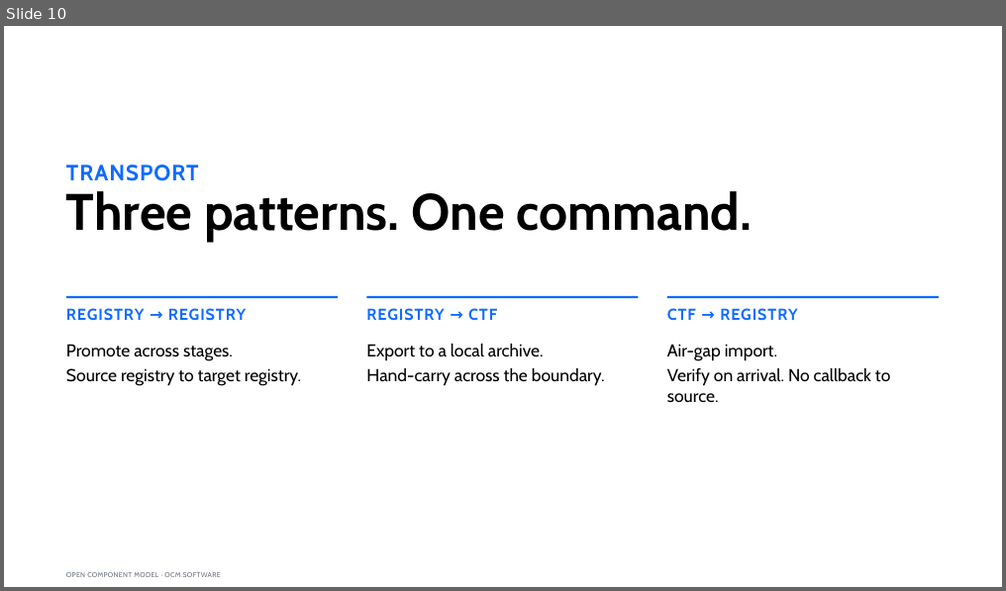
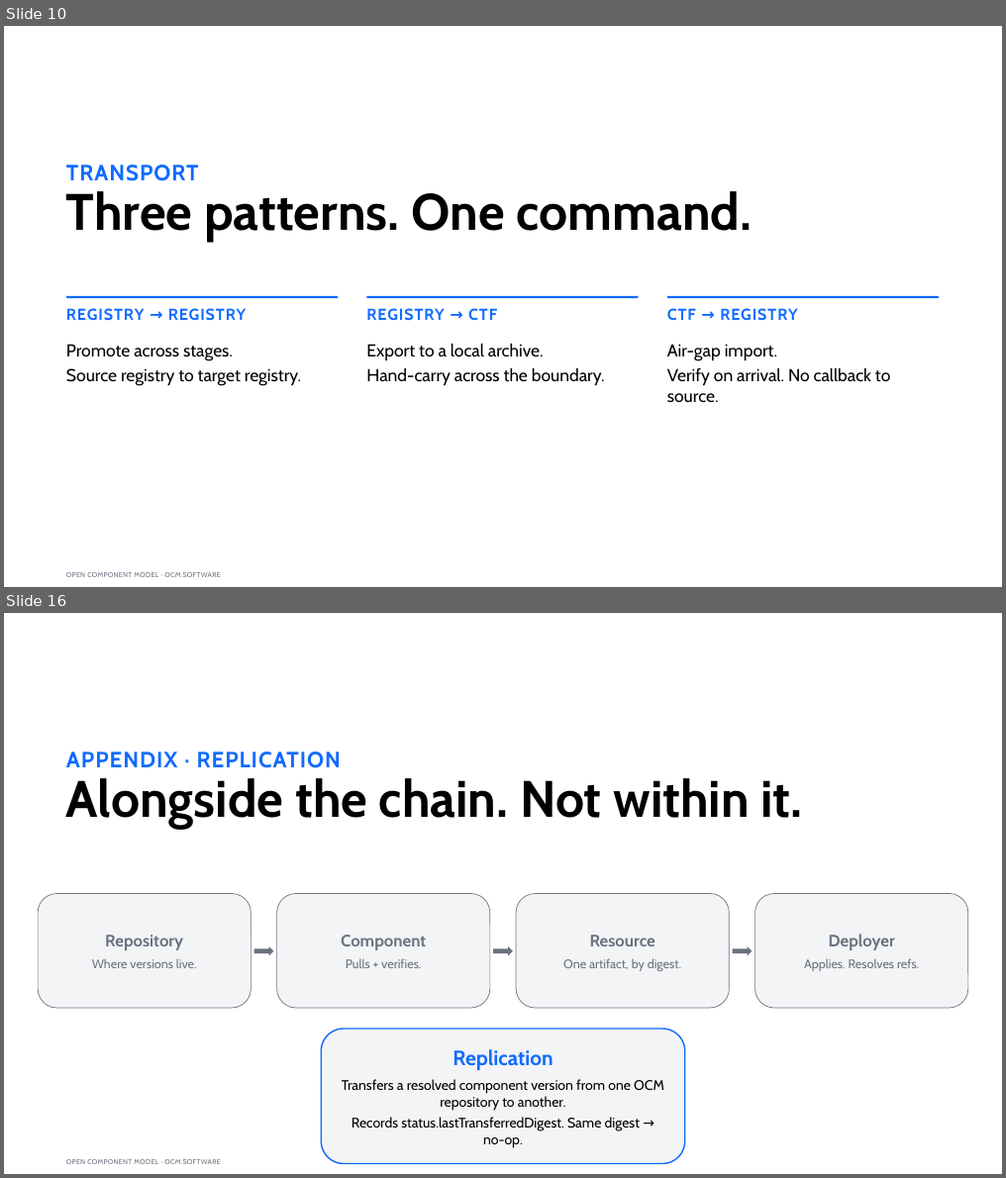
Before and after one commit to morri-son/open-component-model, a slide deck: docs/community/marketing/decks/architect-phase2a/OCM-Sovereign-Delivery-Architect-External.pptx. Shown one above the other, each under a label of ours: slide 10 before the commit, slides 10 and 16 after it; the slides between them are not shown. The pictures are 1006x591 and 1006x1178 pixels, drawn with LibreOffice and Linux fonts; fonts in the diff are those of the drawing. Boxes give left, top, right and bottom in pixels: in the first picture for what was removed or moved away, otherwise in the second. Text is boxed around its words. In the diff, an @@ line names an element or a change of style, - is before the commit and + after.

```diff
--- a/docs/community/marketing/decks/architect-phase2a/OCM-Sovereign-Delivery-Architect-External.pptx
+++ b/docs/community/marketing/decks/architect-phase2a/OCM-Sovereign-Delivery-Architect-External.pptx
@@ slide 16 added at (4,613,1002,1174), background #FFFFFF; not listed: 1 template element that a slide beside it also shows @@
@@ text added at (66,752,341,768), 32 pt, text #0F6BFF, bold @@
+APPENDIX · REPLICATION
@@ title added at (66,778,802,828), 74 pt, text #000000, bold @@
+Alongside the chain. Not within it.
@@ rounded rectangle added at (38,893,251,1008), fill #F3F4F6, outline #6B7280 1 pt, 18 pt, text #6B7280 @@
+Repository
+Where versions live.
@@ rounded rectangle added at (277,893,490,1008), fill #F3F4F6, outline #6B7280 1 pt, 18 pt, text #6B7280 @@
+Component
+Pulls + verifies.
@@ rounded rectangle added at (516,893,729,1008), fill #F3F4F6, outline #6B7280 1 pt, 18 pt, text #6B7280 @@
+Resource
+One artifact, by digest.
@@ rounded rectangle added at (755,893,968,1008), fill #F3F4F6, outline #6B7280 1 pt, 18 pt, text #6B7280 @@
+Deployer
+Applies. Resolves refs.
@@ right arrow added at (254,947,274,957), fill #6B7280 @@
@@ right arrow added at (493,947,513,957), fill #6B7280 @@
@@ right arrow added at (732,947,751,957), fill #6B7280 @@
@@ rounded rectangle added at (321,1029,684,1163), fill #F3F4F6, outline #0F6BFF 2 pt, 20 pt, text #000000 @@
+Replication
+Transfers a resolved component version from one OCM repository to another.
+Records status.lastTransferredDigest. Same digest → no-op.
```
Also in this commit, not shown: 10 slides changed, 4 other files.
